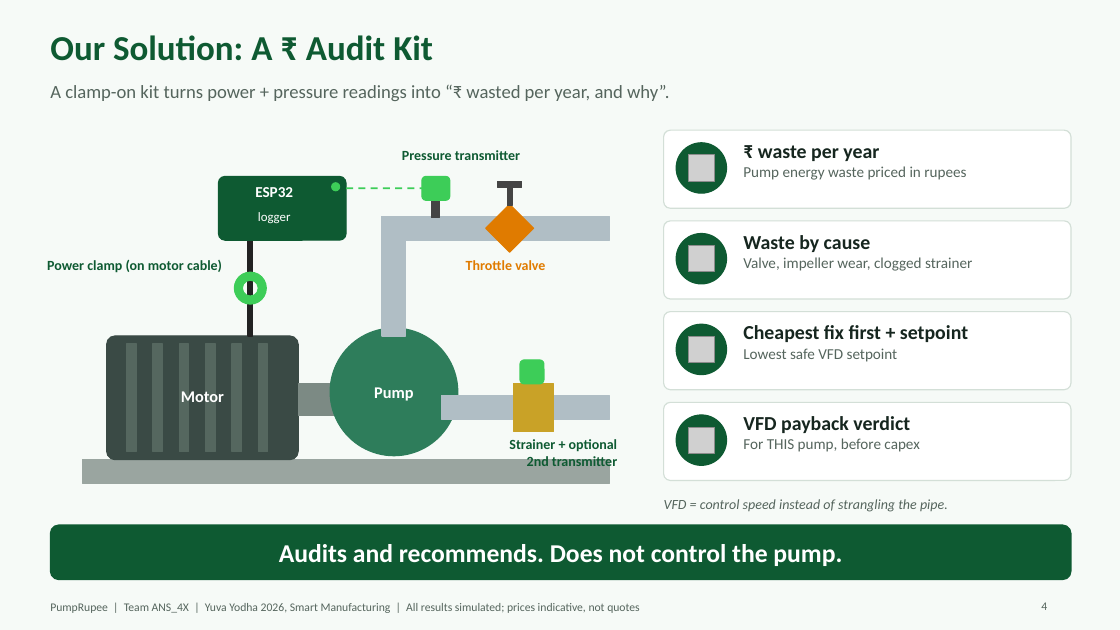
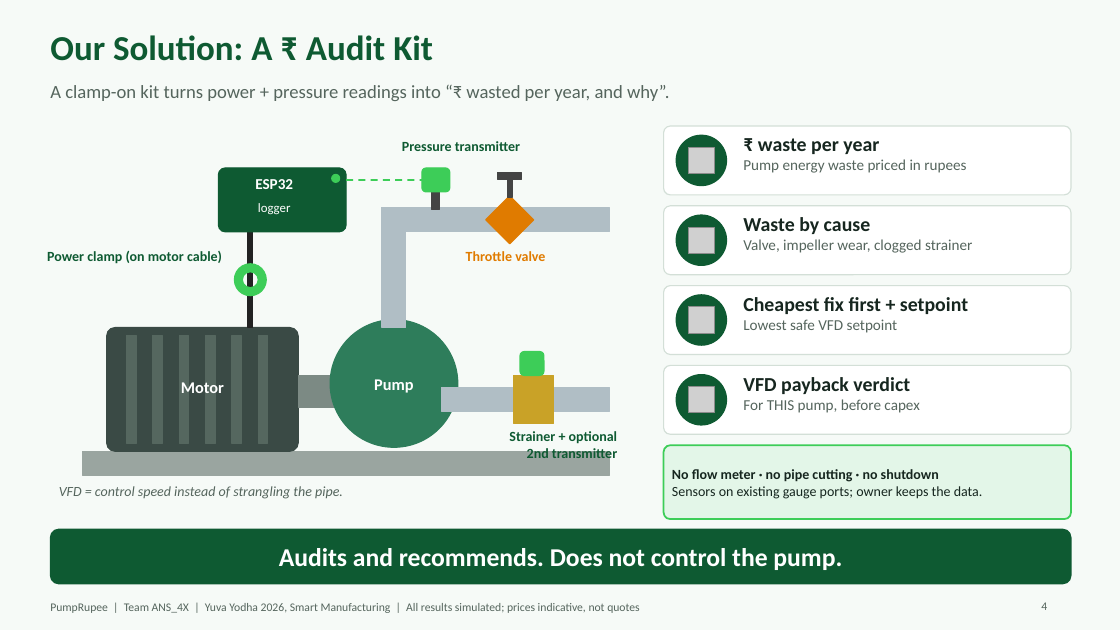
Before and after one commit to Adhi5504/Intelligent_BMS, a slide deck: slide 4 of yuva_yodha/submission/PumpRupee_ANS_4X_Yuva_Yodha.pptx. Drawn at 1120x630 pixels with LibreOffice and Linux fonts; fonts in the diff are those of the drawing; grey boxes stand for pictures. Boxes give left, top, right and bottom in pixels: in the first picture for what was removed or moved away, otherwise in the second. Text is boxed around its words. In the diff, an @@ line names an element or a change of style, - is before the commit and + after.

```diff
--- a/yuva_yodha/submission/PumpRupee_ANS_4X_Yuva_Yodha.pptx
+++ b/yuva_yodha/submission/PumpRupee_ANS_4X_Yuva_Yodha.pptx
@@ rounded rectangle resized from (x1=664, y1=130, x2=1071, y2=208) to (x1=664, y1=126, x2=1071, y2=195) @@
@@ 16 rectangles, 8 texts, 4 rounded rectangles, 3 ellipses, 1 diamond, 1 donut, 1 line, 1 picture moved together from (x1=47, y1=143, x2=727, y2=483) to (x1=47, y1=135, x2=727, y2=475) @@
@@ text "₹ waste per year" moved from (x1=743, y1=145, x2=966, y2=180) to (x1=743, y1=138, x2=966, y2=173) @@
@@ rounded rectangle resized from (x1=664, y1=221, x2=1071, y2=299) to (x1=664, y1=206, x2=1071, y2=275) @@
@@ ellipse moved from (x1=676, y1=234, x2=727, y2=284) to (x1=676, y1=215, x2=727, y2=266) @@
@@ picture moved from (x1=688, y1=245, x2=714, y2=271) to (x1=688, y1=227, x2=714, y2=253) @@
@@ text "Waste by cause" moved from (x1=743, y1=235, x2=972, y2=271) to (x1=743, y1=217, x2=972, y2=253) @@
@@ rounded rectangle resized from (x1=664, y1=312, x2=1071, y2=390) to (x1=664, y1=286, x2=1071, y2=355) @@
@@ ellipse moved from (x1=676, y1=324, x2=727, y2=375) to (x1=676, y1=295, x2=727, y2=345) @@
@@ text "Cheapest fix first + setpoint" moved from (x1=743, y1=325, x2=968, y2=362) to (x1=743, y1=297, x2=968, y2=333) @@
@@ picture moved from (x1=688, y1=336, x2=714, y2=362) to (x1=688, y1=307, x2=714, y2=333) @@
@@ proportions changed in 4 elements at (x1=664, y1=126, x2=1071, y2=195), (x1=664, y1=206, x2=1071, y2=275), (x1=664, y1=286, x2=1071, y2=355), (x1=664, y1=365, x2=1071, y2=434) @@
@@ rounded rectangle resized from (x1=664, y1=402, x2=1071, y2=481) to (x1=664, y1=365, x2=1071, y2=434) @@
@@ ellipse moved from (x1=676, y1=415, x2=727, y2=465) to (x1=676, y1=375, x2=727, y2=425) @@
@@ picture moved from (x1=688, y1=427, x2=714, y2=453) to (x1=688, y1=386, x2=714, y2=413) @@
@@ text "VFD payback verdict" moved from (x1=743, y1=416, x2=919, y2=452) to (x1=743, y1=377, x2=919, y2=413) @@
@@ rounded rectangle added at (x1=664, y1=445, x2=1071, y2=519), fill #E3F6E8, outline #3DCD58 1.5 pt @@
@@ text added at (x1=672, y1=469, x2=983, y2=499), 12 pt, text #16261F @@
+No flow meter · no pipe cutting · no shutdown
+Sensors on existing gauge ports; owner keeps the data.
@@ text "VFD = control speed instead ..." moved from (x1=664, y1=499, x2=948, y2=512) to (x1=59, y1=486, x2=343, y2=499) @@
@@ text "Audits and recommends. Does not ..." moved from (x1=279, y1=544, x2=842, y2=566) to (x1=279, y1=548, x2=842, y2=570) @@
@@ rounded rectangle moved from (x1=50, y1=525, x2=1071, y2=580) to (x1=50, y1=529, x2=1071, y2=584) @@
```
Also in this commit, not shown: 2 other slides changed, 2 slides added, 2 slides removed, 4 other files.
